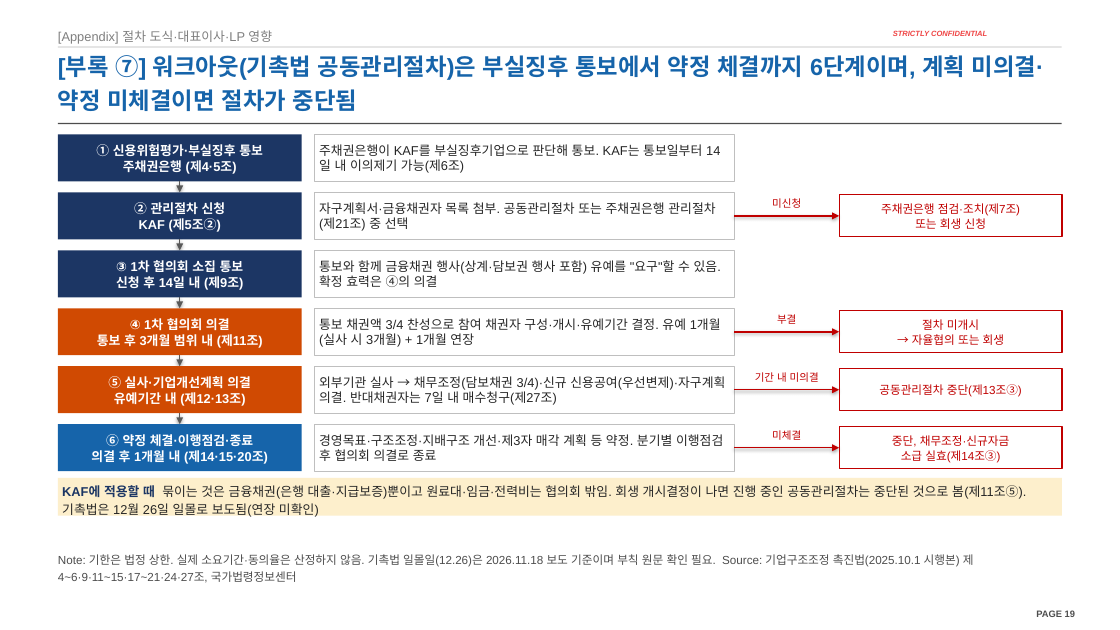
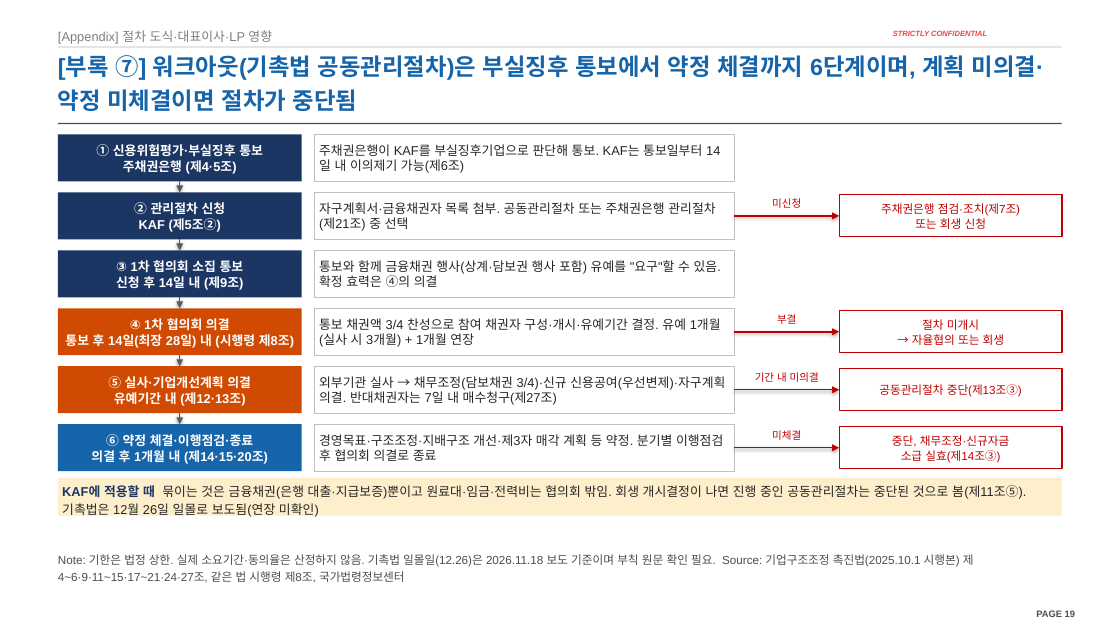
Before and after one commit to jogyesung/GS-Secretary, a slide deck: slide 19 of outputs/CIP_KAF_솔리드_자금조달차질_시나리오_20261118.pptx. Drawn at 1120x630 pixels with LibreOffice and Linux fonts; fonts in the diff are those of the drawing; background and template pictures are left out. Boxes give left, top, right and bottom in pixels: in the first picture for what was removed or moved away, otherwise in the second. Text is boxed around its words. In the diff, an @@ line names an element or a change of style, - is before the commit and + after.

```diff
--- a/outputs/CIP_KAF_솔리드_자금조달차질_시나리오_20261118.pptx
+++ b/outputs/CIP_KAF_솔리드_자금조달차질_시나리오_20261118.pptx
@@ text in rectangle at [65,334,294,348]: text changed @@
-통보 후 3개월 범위 내 (제11조)
+통보 후 14일(최장 28일) 내 (시행령 제8조)
@@ text at [58,554,974,583]: text changed @@
-Note: 기한은 법정 상한. 실제 소요기간·동의율은 산정하지 않음. 기촉법 일몰일(12.26)은 2026.11.18 보도 기준이며 부칙 원문 확인 필요. Source: 기업구조조정 촉진법(2025.10.1 시행본) 제4~6·9·11~15·17~21·24·27조, 국가법령정보센터
+Note: 기한은 법정 상한. 실제 소요기간·동의율은 산정하지 않음. 기촉법 일몰일(12.26)은 2026.11.18 보도 기준이며 부칙 원문 확인 필요. Source: 기업구조조정 촉진법(2025.10.1 시행본) 제4~6·9·11~15·17~21·24·27조, 같은 법 시행령 제8조, 국가법령정보센터
```
Also in this commit, not shown: 2 slides added, 3 other files.
